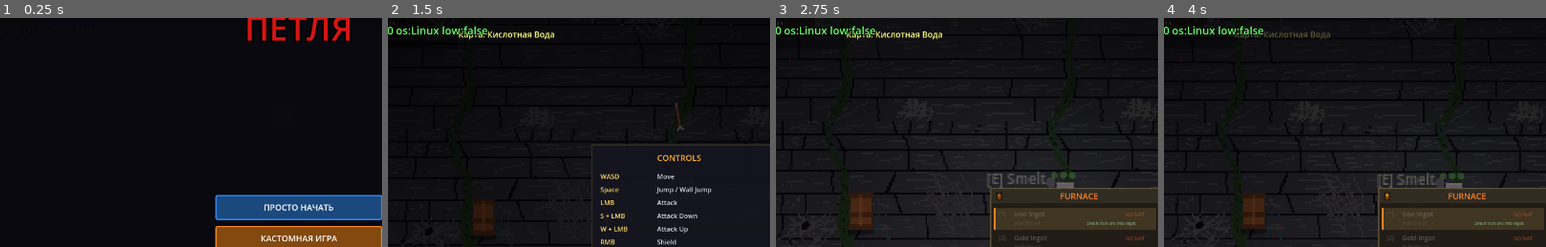
Above: before the commit, frames 1-4 (left to right).
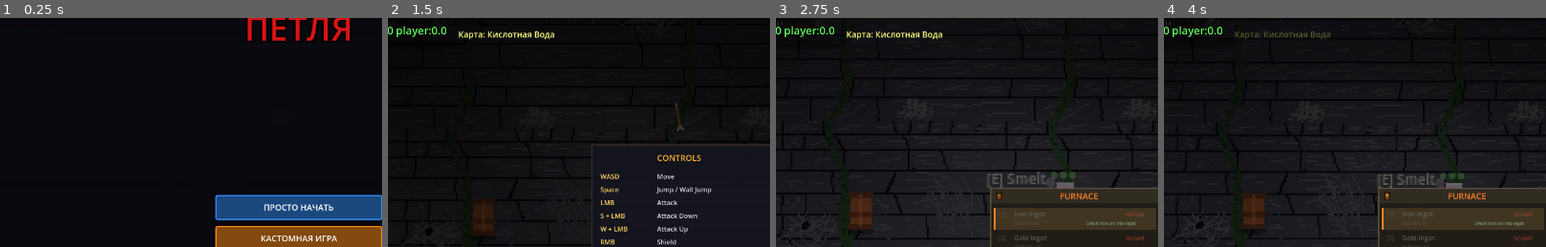
Above: after the commit, the same moments.

Repository: volcraft44/petlya-game
Game: Godot game, scene res://scenes/main.tscn
The game is run twice, just before and just after one commit, with the same random seed, the same clock (stepped at 60 frames per second) and the same inputs.
Inputs (mouse positions are % of the whole screen's width and height, from its top left):
- Up to frame 1 (0.25 s): no input
- Up to frame 2 (1.5 s): click "ПРОСТО НАЧАТЬ" at 0.5 s; tap Enter (ui_accept) at 1.25 s; move the mouse to (72, 45) at 1.27 s; hold D (move_right) from 1.28 s (still down); tap E (interact) at 1.35 s; click (72, 45) at 1.42 s
- Up to frame 3 (2.75 s): tap Space (jump) at 1.52, 1.82 s; release D (move_right) at 2 s; drag from (30, 55) to (57, 59) at 2.02 s
- Up to frame 4 (4 s): move the mouse to (60, 28) at 2.77 s; hold A (move_left) 2.78-3.5 s; tap 1 at 2.85 s; drag from (45, 70) to (50, 47) at 3.52 s
The pictures show only the part of the screen within x 11-61%, y 4-54%; the shares and areas given below are measured in that part.

The runs differ from the first frame. In frame 2, 0.6% of the frame differs, in the area x 2-26%, y 3-9%; in frame 3, 0.6%; in frame 4, 0.5%.

Commit message:
Diagnostic: time player._draw to find remaining draw-call source
Co-Authored-By: Claude Opus 4.8 <noreply@anthropic.com>

Diff:
--- a/scripts/main.gd
+++ b/scripts/main.gd
@@ -1270,8 +1270,11 @@
 				room_ms = current_room.dbg_draw_ms
 				if current_room.tile_layer and is_instance_valid(current_room.tile_layer):
 					tile_ms = current_room.tile_layer.dbg_draw_ms
-			_fps_label.text = "FPS:%d D:%d P:%.0fms\ntile:%.1f room:%.1f os:%s low:%s" % [
-				Engine.get_frames_per_second(), d, pr, tile_ms, room_ms, OS.get_name(), str(_low_end)]
+			var pl_d := 0.0
+			if player and is_instance_valid(player):
+				pl_d = player.dbg_draw_ms
+			_fps_label.text = "FPS:%d D:%d P:%.0fms\ntile:%.1f room:%.1f player:%.1f" % [
+				Engine.get_frames_per_second(), d, pr, tile_ms, room_ms, pl_d]
 	_update_camera_shake(delta)
 	_update_camera_lookahead(delta)
 	_update_cs_features(delta)
--- a/scripts/player.gd
+++ b/scripts/player.gd
@@ -2646,7 +2646,14 @@
 			smoke_grenades += 1
 			flash_grenades += 1
 
+var dbg_draw_ms: float = 0.0
+
 func _draw():
+	var _pdt0 := Time.get_ticks_usec()
+	_draw_body2()
+	dbg_draw_ms = (Time.get_ticks_usec() - _pdt0) / 1000.0
+
+func _draw_body2():
 	# ── Acid trail: 3 RGB-ghost копии следа за движением ──
 	for tr in _acid_trail:
 		var life_frac = tr.life / tr.max_life
